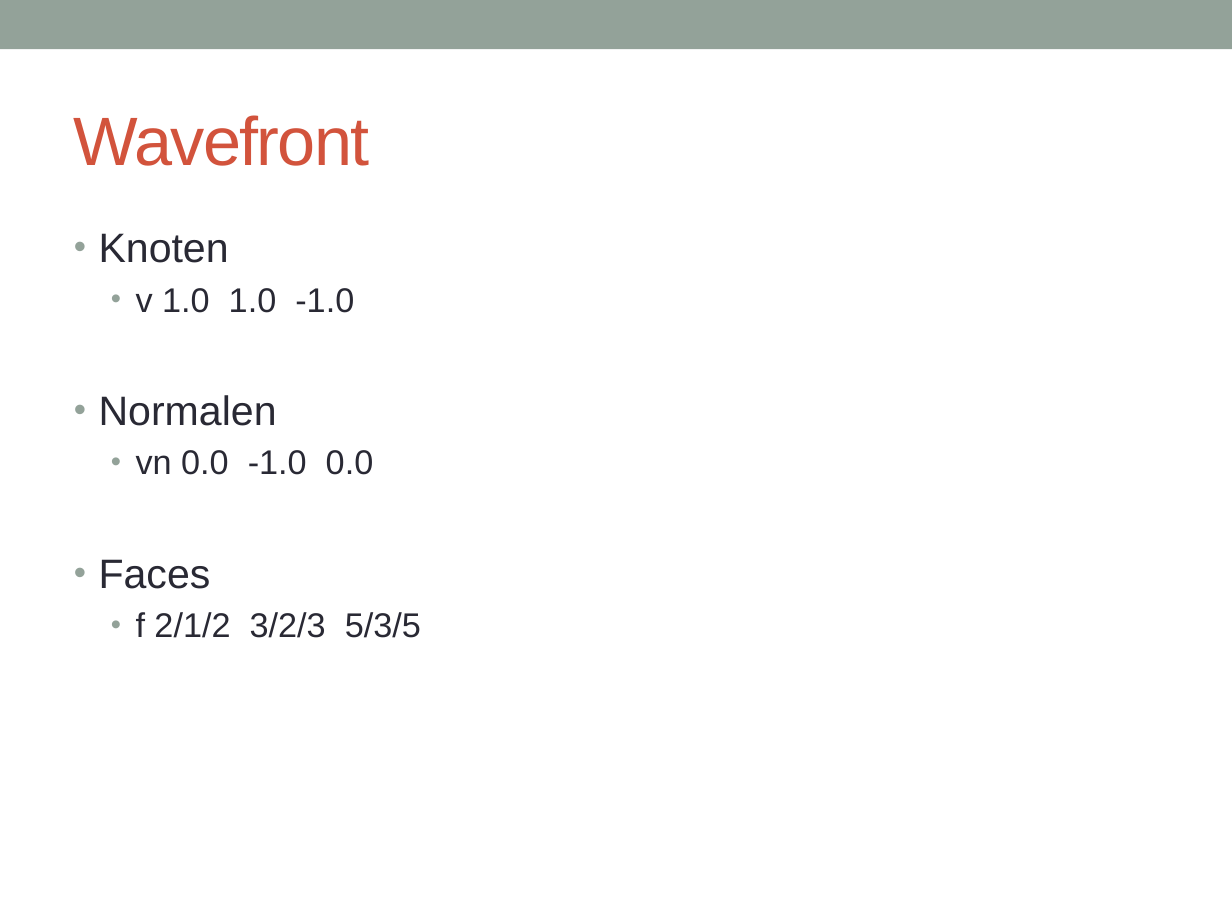
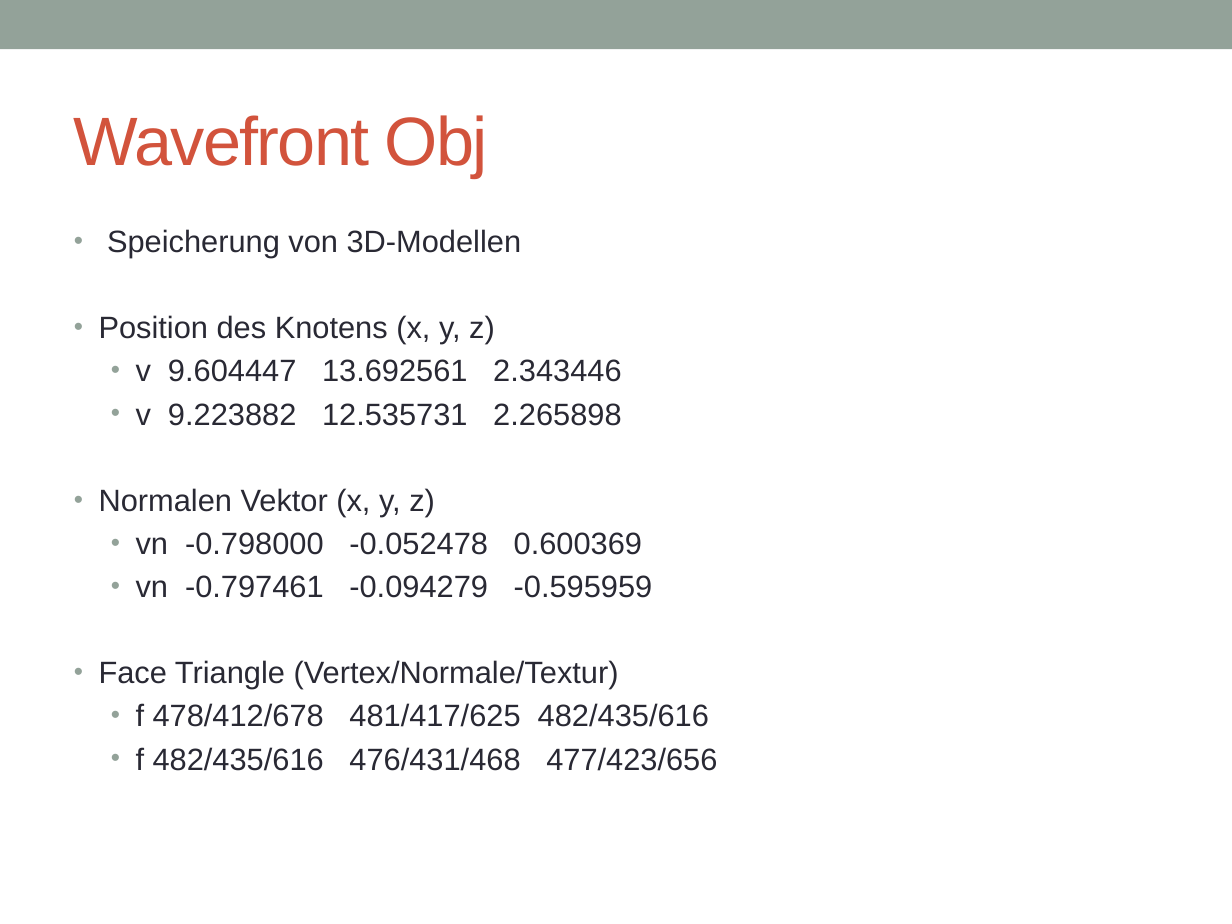
Before and after one commit to joe1990/OpenGl3DModelViewer, a slide deck: slide 5 of präsi-projekt-obj-geom.pptx (slide 4 before the commit). Drawn at 1232x924 pixels with LibreOffice and Linux fonts; fonts in the diff are those of the drawing. Boxes give left, top, right and bottom in pixels: in the first picture for what was removed or moved away, otherwise in the second. Text is boxed around its words. In the diff, an @@ line names an element or a change of style, - is before the commit and + after.

```diff
--- a/präsi-projekt-obj-geom.pptx
+++ b/präsi-projekt-obj-geom.pptx
@@ title at box(74, 115, 488, 178): text changed @@
-Wavefront
+Wavefront Obj
@@ text at box(99, 229, 717, 771): text changed; size 20 to 18 pt @@
-• Knoten
-  • v 1.0 1.0 -1.0
-• Normalen
-  • vn 0.0 -1.0 0.0
-• Faces
-  • f 2/1/2 3/2/3 5/3/5
+• Speicherung von 3D-Modellen
+• Position des Knotens (x, y, z)
+  • v 9.604447 13.692561 2.343446
+  • v 9.223882 12.535731 2.265898
+• Normalen Vektor (x, y, z)
+  • vn -0.798000 -0.052478 0.600369
+  • vn -0.797461 -0.094279 -0.595959
+• Face Triangle (Vertex/Normale/Textur)
+  • f 478/412/678 481/417/625 482/435/616
+  • f 482/435/616 476/431/468 477/423/656
```
Also in this commit, not shown: 3 other slides changed, 1 slide added.
